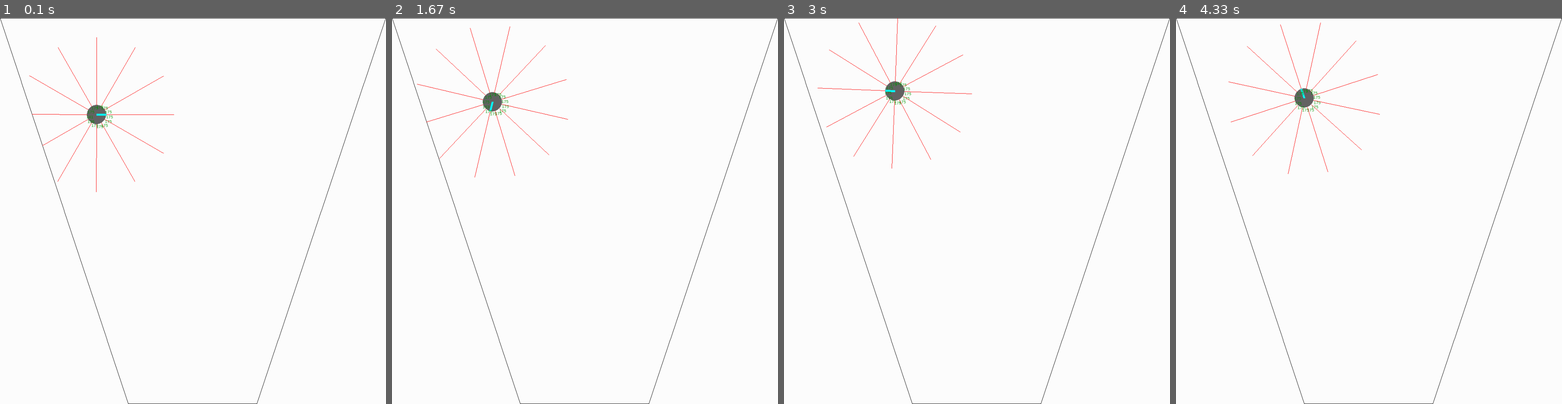
Above: before the commit, frames 1-4 (left to right).
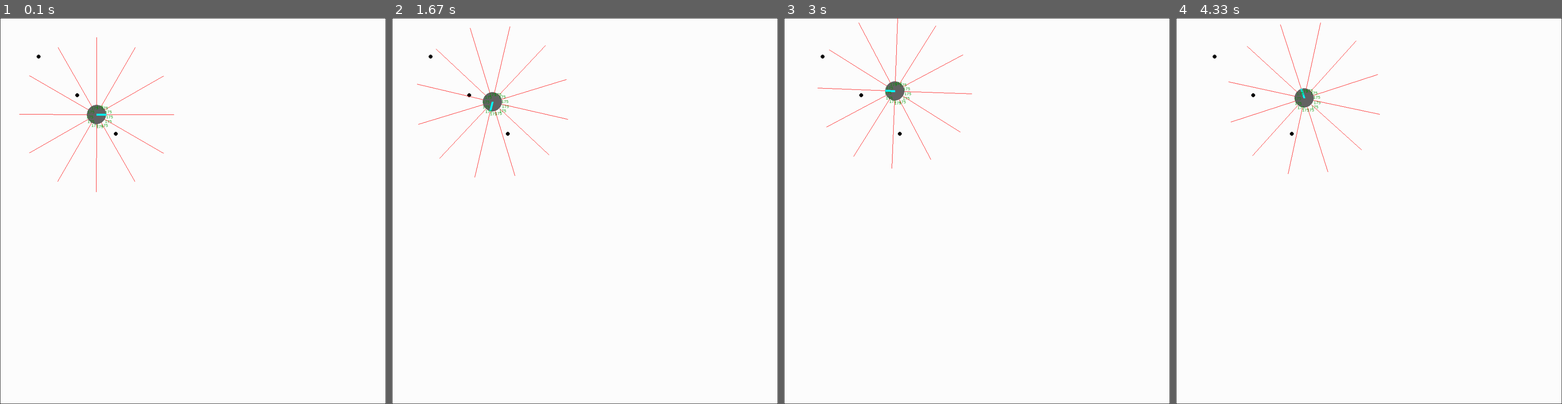
Above: after the commit, the same moments.

Repository: eduardosanchezg/robotsimARS
Game: pygame game, started from main_pygame.py
The game is run twice, just before and just after one commit, with the same random seed, the same clock (stepped at 60 frames per second) and the same inputs.
Inputs:
- Up to frame 1 (0.1 s): no input
- Up to frame 2 (1.67 s): hold W 0.33-0.8 s; hold S 0.83-1.13 s; tap G at 0.98 s; hold W 1.17-1.53 s; hold S from 1.57 s (still down)
- Up to frame 3 (3 s): tap T at 1.72, 2.78 s; release S at 1.93 s; hold W 1.97-2.27 s; tap G at 2.12 s; hold S 2.3-2.6 s; hold W from 2.63 s (still down)
- Up to frame 4 (4.33 s): release W at 3 s; hold S 3.03-3.4 s; tap G at 3.18, 4.25 s; hold W 3.43-3.73 s; hold S 3.77-4.07 s; tap T at 3.92 s; hold W from 4.1 s (still down)

The runs differ from the first frame. In frame 1, 0.8% of the frame differs, in the area x 0-100%, y 0-100%; in frame 2, 0.8%; in frame 3, 0.7%; in frame 4, 0.7%.

Commit message:
recovered non-ea config

Diff:
--- a/environment.py
+++ b/environment.py
@@ -4,12 +4,16 @@
     grid = [] #binary 2d array
     dimx = 0
     dimy = 0
+    beaconsx = []
+    beaconsy = []
 
-    def __init__(self, dimx, dimy, room="rect"):
+    def __init__(self, dimx, dimy, beaconsx, beaconsy, room="rect"):
         self.lines = []
         self.grid = [[0 for y in range(dimy)] for x in range(dimx)]
         self.dimx = dimx
         self.dimy = dimy
+        self.beaconsx = beaconsx
+        self.beaconsy = beaconsy
         if room == "rect":
             self.add_line(0,0,dimx-1,0)
             self.add_line(0,0,0,dimy-1)
--- a/main_pygame.py
+++ b/main_pygame.py
@@ -6,8 +6,10 @@
 
 env_width = 1000
 env_height = 1000
+beaconsx = [100, 200, 300]
+beaconsy = [100, 200, 300]
 
-environment = environment.Environment(env_width, env_height, "trapezoid")
+environment = environment.Environment(env_width, env_height,beaconsx,beaconsy)
 robot = robot.Robot(environment,250,-250,0.,25)
 #genome = ea.do_ea()
 #genome = ai.Genome()
@@ -66,6 +68,9 @@
     y = -robot.pos[1] - math.sin(robot.pos[2]) * robot.radius
     pygame.draw.line(screen,(0,255,255),(robot.pos[0],-robot.pos[1]),(x,y),5)
 
+    # paint beacons
+    for i in range(0, len(environment.beaconsx)):
+        pygame.draw.circle(screen, (0, 0, 0), (environment.beaconsx[i], environment.beaconsy[i]), 5)
 
     font = pygame.font.SysFont('Sans', 10)
     sensor_labels = []
@@ -80,4 +85,6 @@
         pygame.draw.line(screen, (255, 0, 0), (x_, -y_), (robot.sensors[i][1],-robot.sensors[i][2]), 1)
 
 
+
+
     pygame.display.update()
